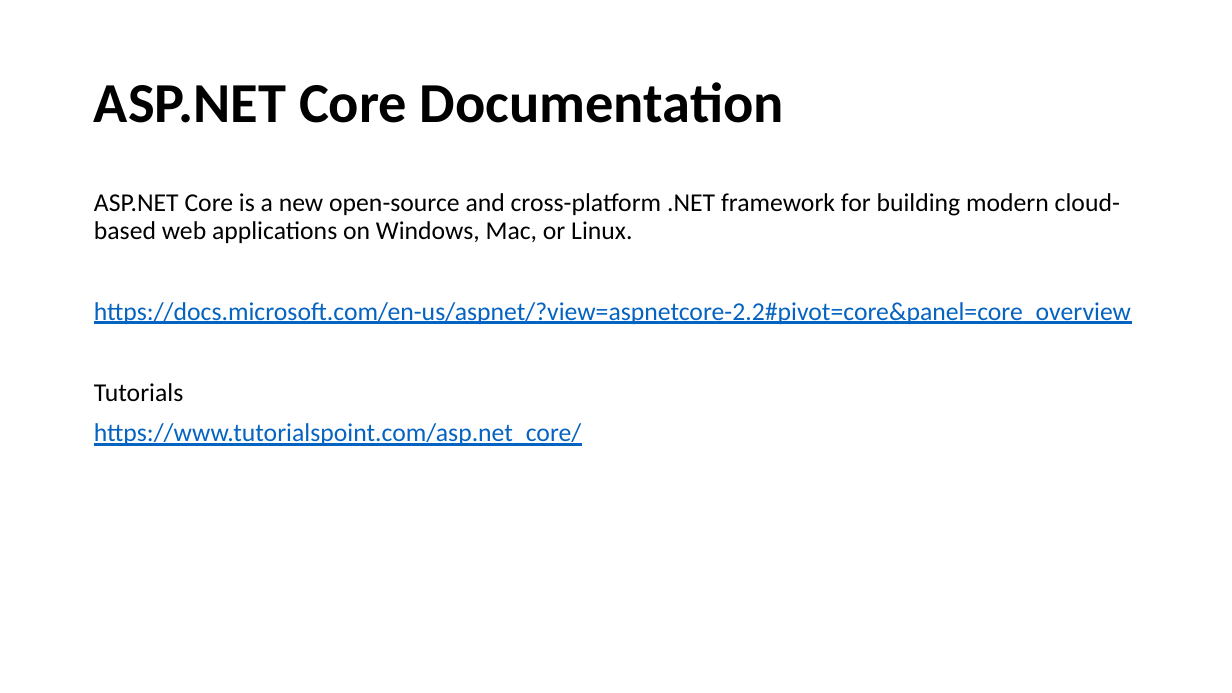
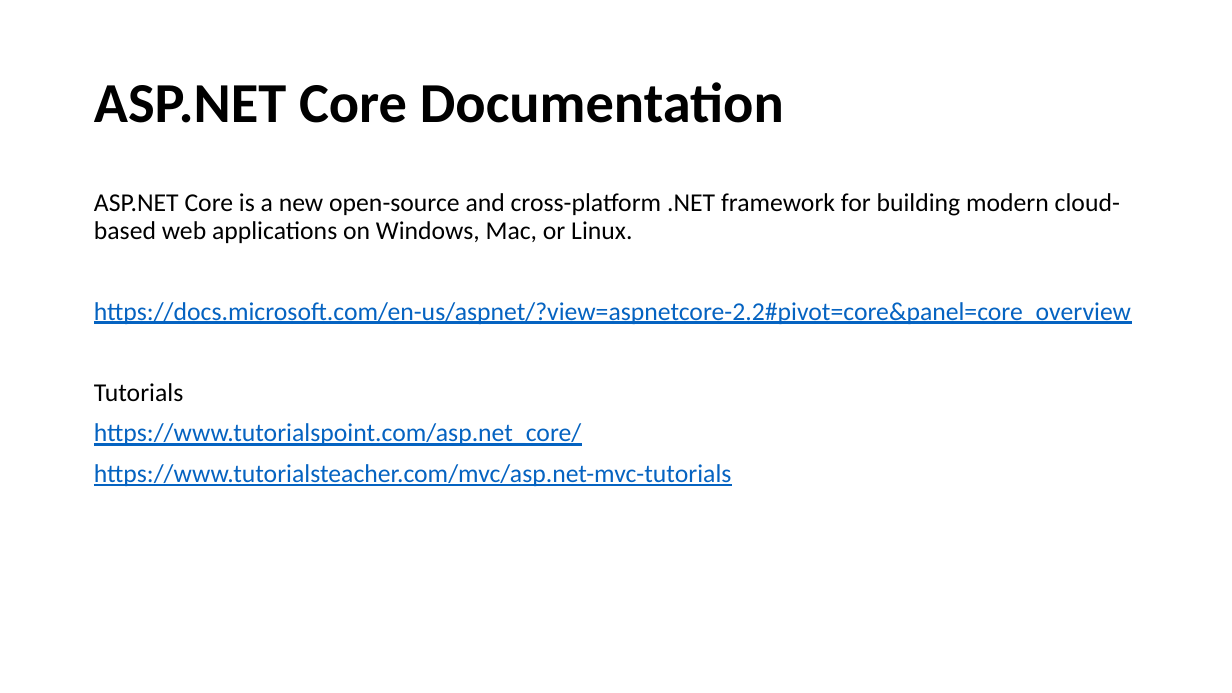
Before and after one commit to karenpayneoregon/VisualStudioEducation, a slide deck: slide 25 of PowerPoint/Working with Visual Studio.pptx (slide 24 before the commit). Drawn at 1232x693 pixels with LibreOffice and Linux fonts; fonts in the diff are those of the drawing. Boxes give left, top, right and bottom in pixels: in the first picture for what was removed or moved away, otherwise in the second. Text is boxed around its words. In the diff, an @@ line names an element or a change of style, - is before the commit and + after.

```diff
--- a/PowerPoint/Working with Visual Studio.pptx
+++ b/PowerPoint/Working with Visual Studio.pptx
@@ text at box(94, 464, 732, 486): paragraph added @@
+https://www.tutorialsteacher.com/mvc/asp.net-mvc-tutorials
```
Also in this commit, not shown: 1 other slide changed, 3 slides added, 12 other files.
